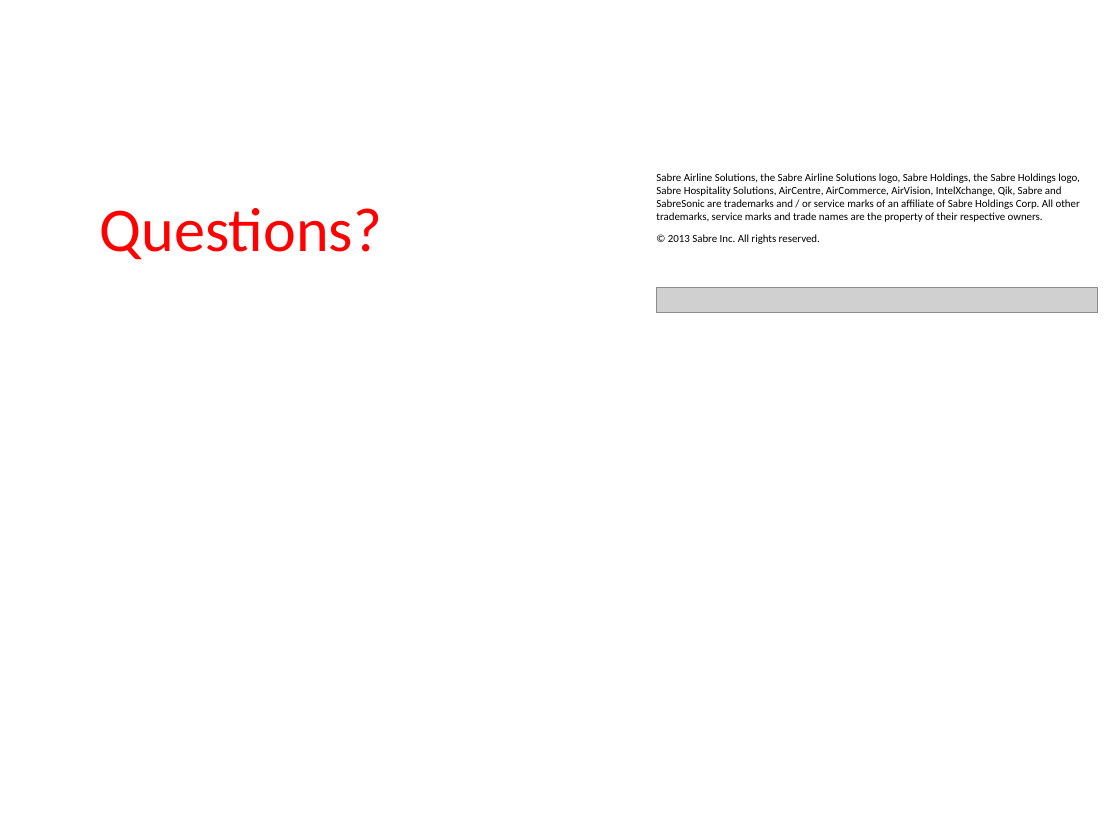
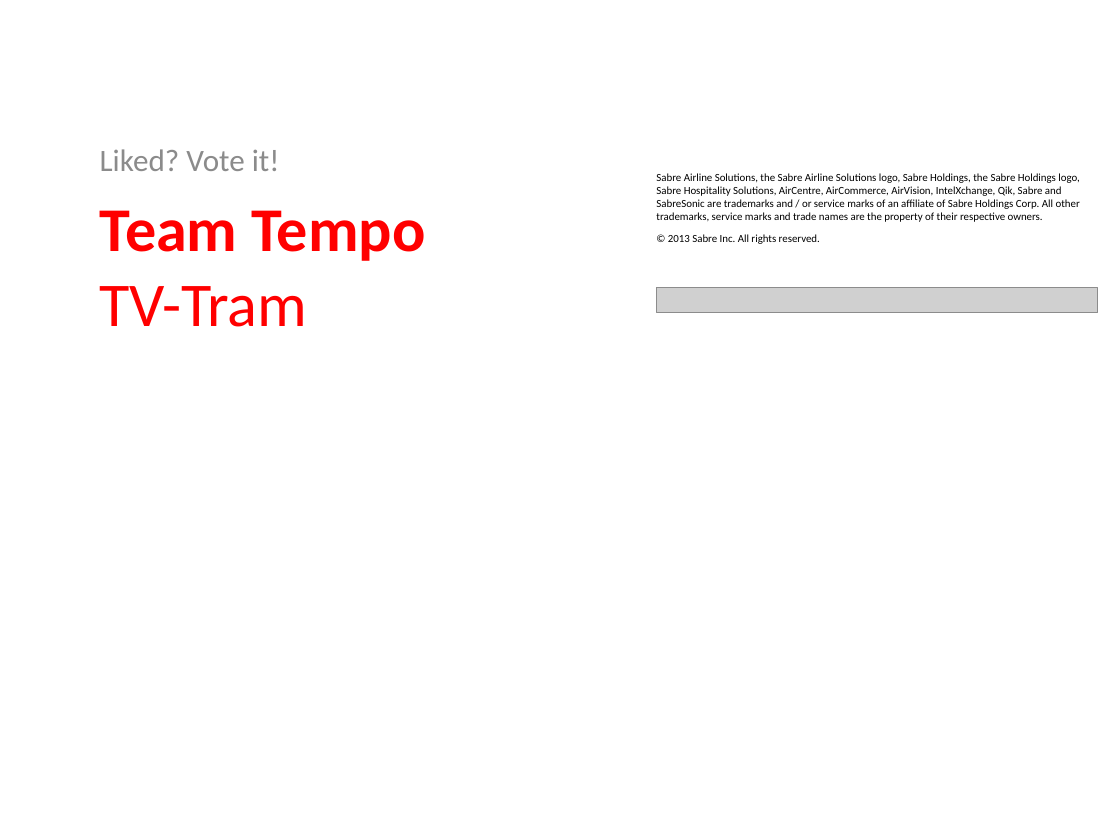
Before and after one commit to rliffredo/tvtram, a slide deck: slide 9 of presentation/TV-Tram.pptx (slide 5 before the commit). Drawn at 1120x840 pixels with LibreOffice and Linux fonts; fonts in the diff are those of the drawing; grey boxes stand for pictures; background and template pictures are left out. Boxes give left, top, right and bottom in pixels: in the first picture for what was removed or moved away, otherwise in the second. Text is boxed around its words. In the diff, an @@ line names an element or a change of style, - is before the commit and + after.

```diff
--- a/presentation/TV-Tram.pptx
+++ b/presentation/TV-Tram.pptx
@@ text added at (x1=100, y1=149, x2=280, y2=171), 20 pt, text #8C8C8C @@
+Liked? Vote it!
@@ title at (x1=100, y1=210, x2=426, y2=327): text changed; bold on @@
-Questions?
+Team Tempo
+TV-Tram
```
Also in this commit, not shown: 3 other slides changed, 5 slides added, 1 slide removed.
